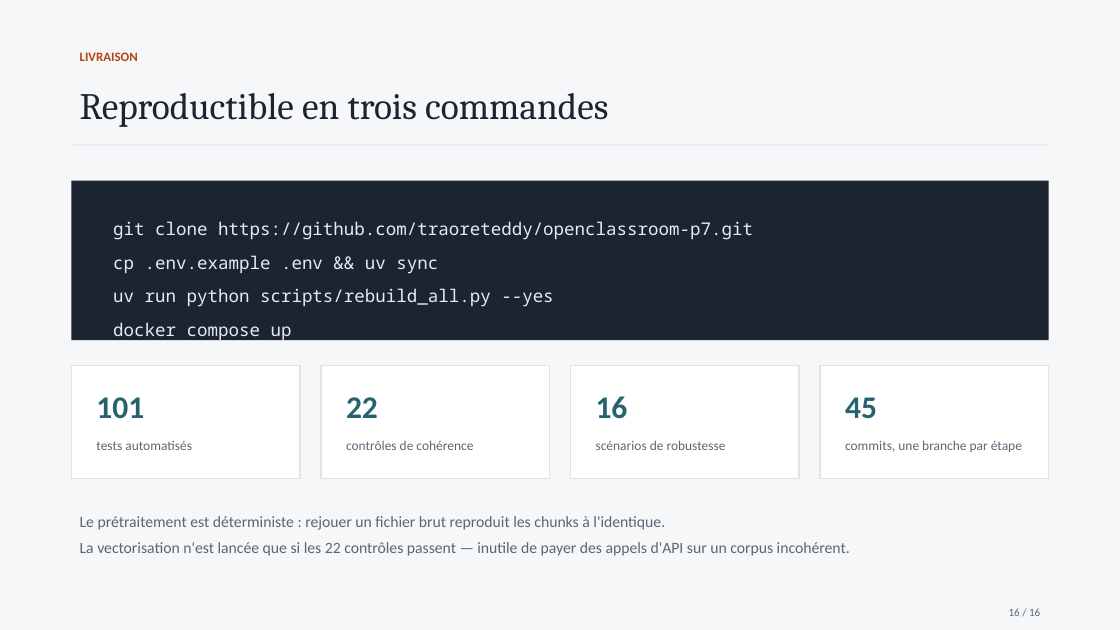
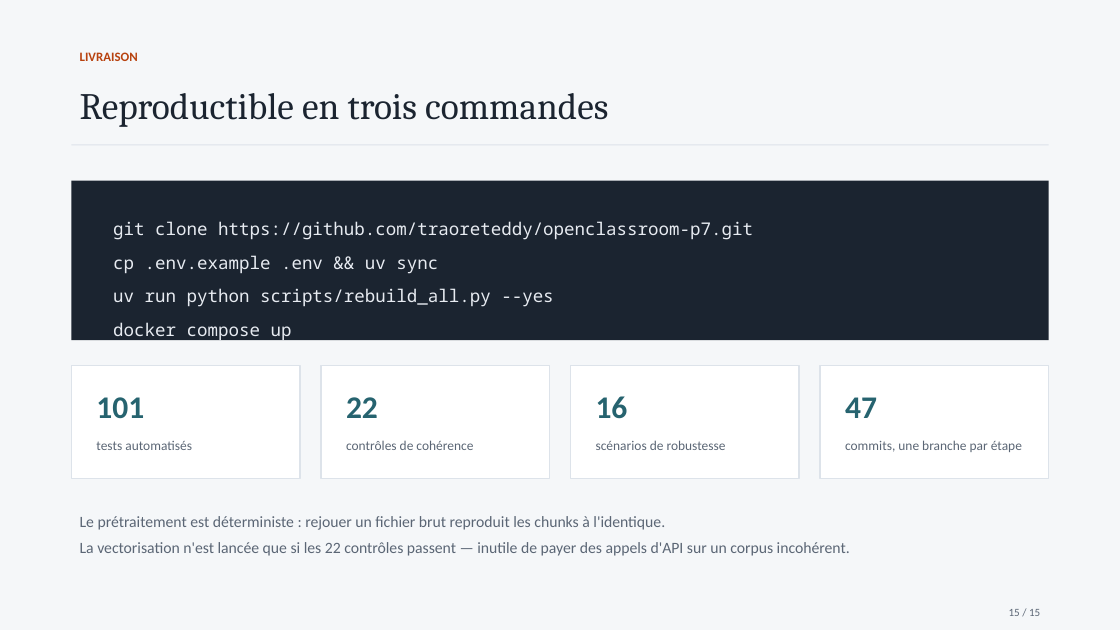
Before and after one commit to traoreteddy/openclassroom-p7, a slide deck: slide 15 of docs/soutenance-puls-events-rag.pptx (slide 16 before the commit). Drawn at 1120x630 pixels with LibreOffice and Linux fonts; fonts in the diff are those of the drawing. Boxes give left, top, right and bottom in pixels: in the first picture for what was removed or moved away, otherwise in the second. Text is boxed around its words. In the diff, an @@ line names an element or a change of style, - is before the commit and + after.

```diff
--- a/docs/soutenance-puls-events-rag.pptx
+++ b/docs/soutenance-puls-events-rag.pptx
@@ text at (845,397,877,418): text changed @@
-45
+47
@@ text at (1009,609,1040,616): text changed @@
-16 / 16
+15 / 15
```
Also in this commit, not shown: 13 other slides changed, 1 slide removed, 1 other file.
